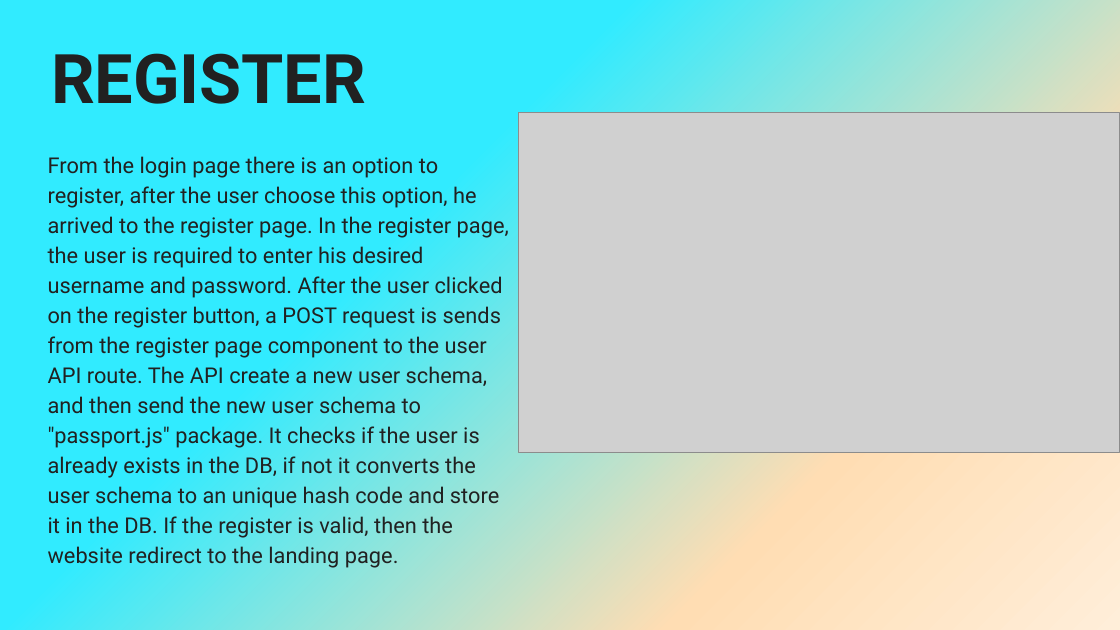
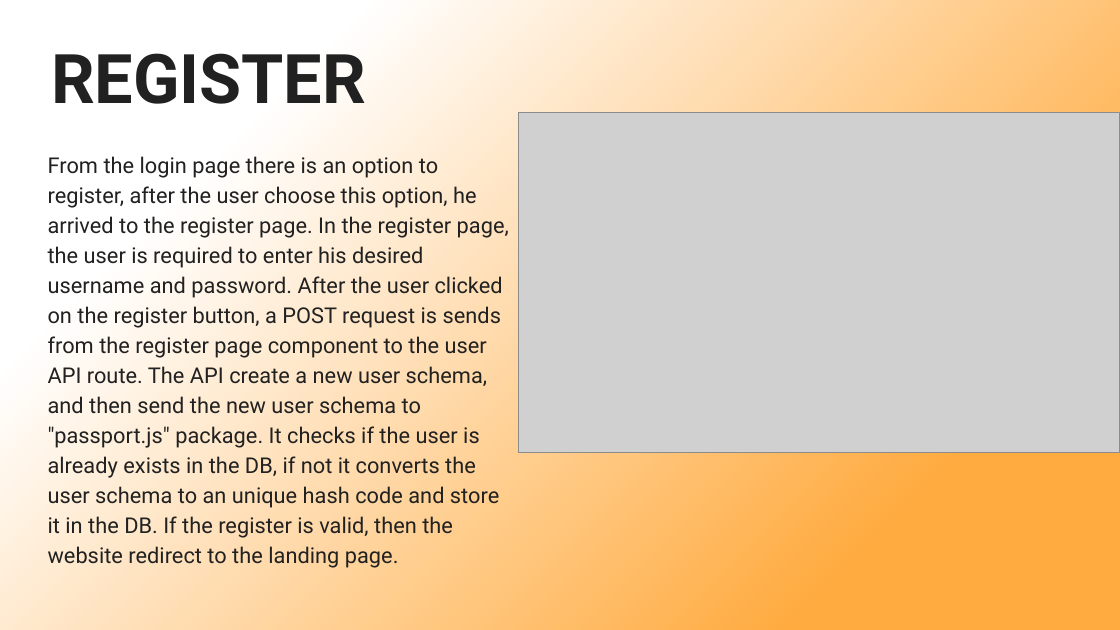
Before and after one commit to NivAm12/NegativeCyberNews, a slide deck: slide 9 of NegativeCyberNews Presntation.pptx. Drawn at 1120x630 pixels with LibreOffice and Linux fonts; fonts in the diff are those of the drawing; grey boxes stand for pictures. Boxes give left, top, right and bottom in pixels: in the first picture for what was removed or moved away, otherwise in the second. Text is boxed around its words. In the diff, an @@ line names an element or a change of style, - is before the commit and + after.

```diff
--- a/NegativeCyberNews Presntation.pptx
+++ b/NegativeCyberNews Presntation.pptx
@@ background gradient #31EBFF to #FFDDB3 to #FFEED9 to gradient #FFFFFF to #FFAB40 @@
```
Also in this commit, not shown: 12 other slides changed, 1 slide added, 1 slide removed, 7 other files.
